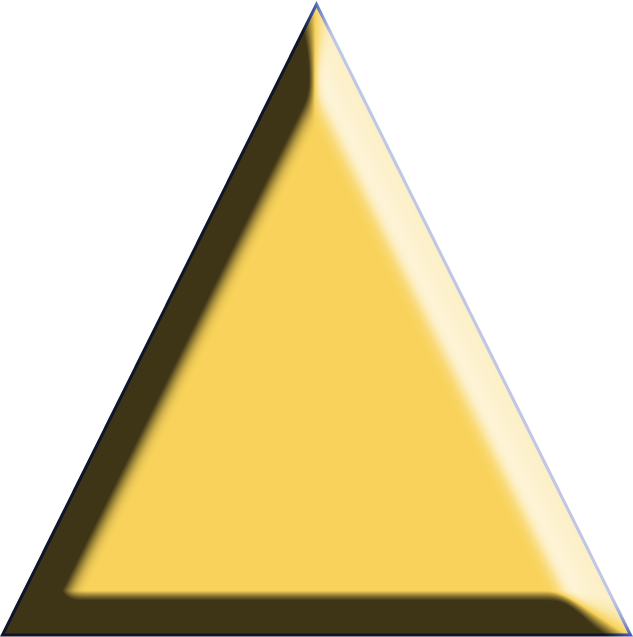
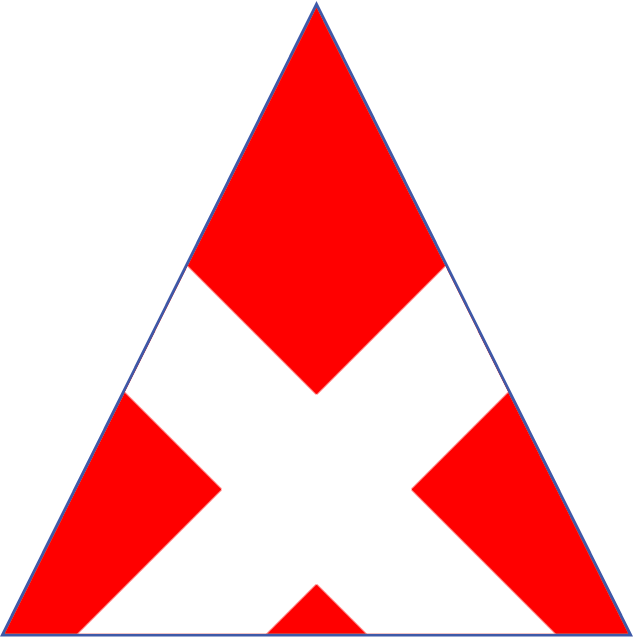
The second 633px x 637px image is a revision of the first. Changes to its layers:
added layer "Layer 0 copy" above "Layer 0" over [0,1,633,637]
hid "Layer 0" over [0,1,633,637]
